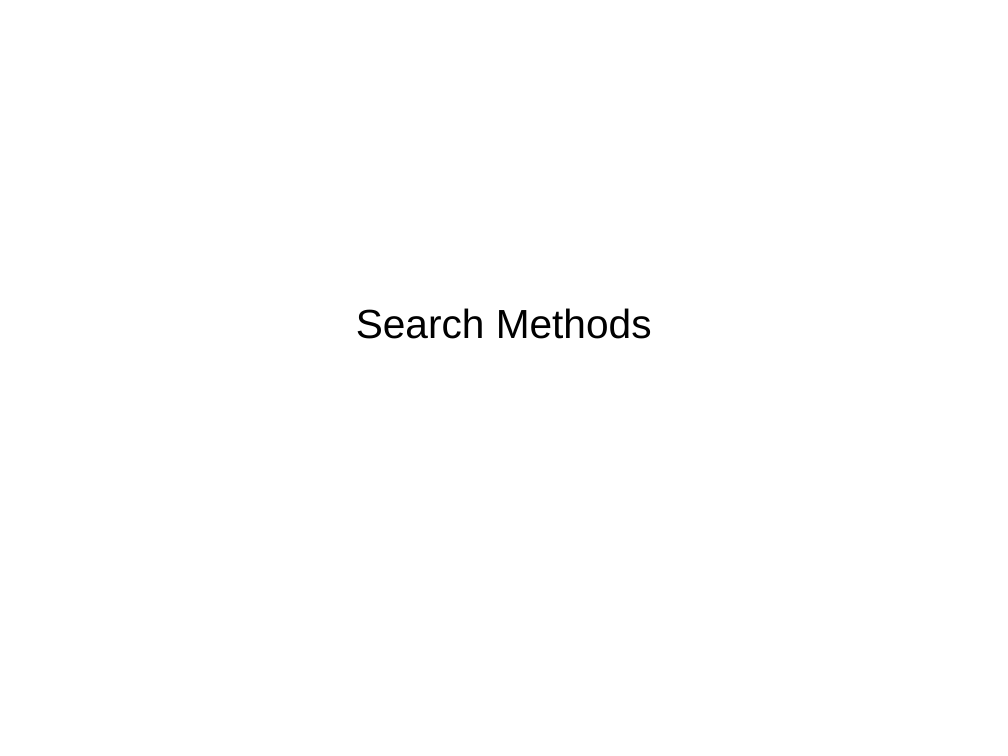
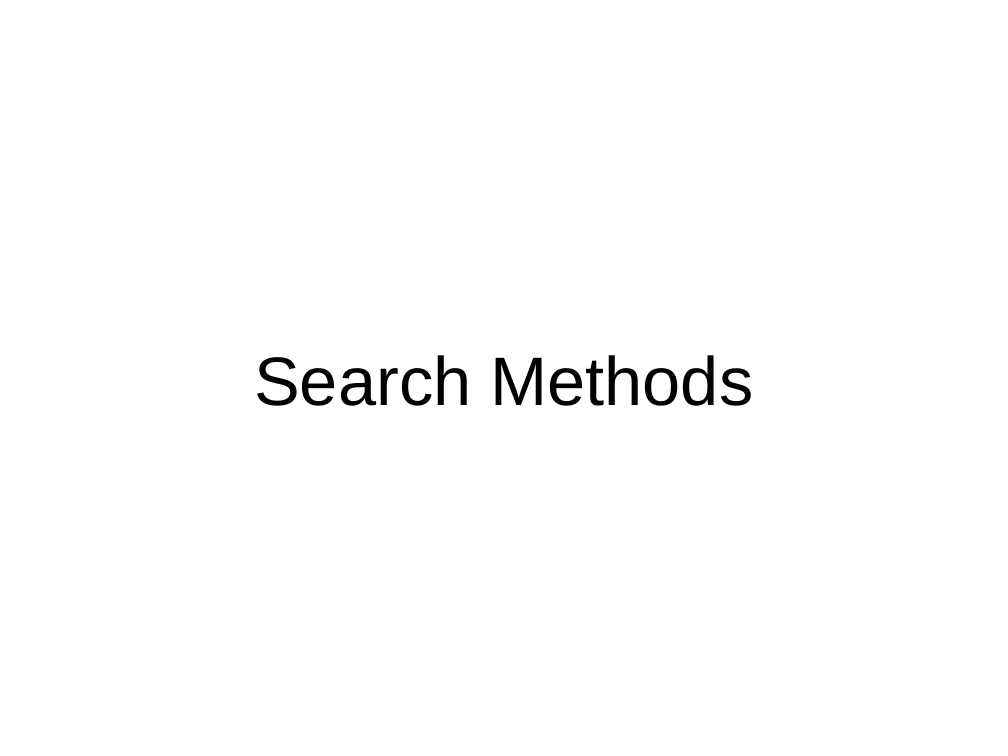
Before and after one commit to amueller/talks_odt, a slide deck: slide 14 of 2017/automating_machine_learning_with_the_best.odp. Drawn at 1008x756 pixels with LibreOffice and Linux fonts; fonts in the diff are those of the drawing. Boxes give left, top, right and bottom in pixels: in the first picture for what was removed or moved away, otherwise in the second. Text is boxed around its words. In the diff, an @@ line names an element or a change of style, - is before the commit and + after.

```diff
--- a/2017/automating_machine_learning_with_the_best.odp
+++ b/2017/automating_machine_learning_with_the_best.odp
@@ subtitle "Search Methods": place and size @@
-subtitle "Search Methods" at (356,308,652,339)
+subtitle "Search Methods" at (254,355,753,406)
@@ subtitle "Search Methods" at (254,355,753,406): size 32 to 54 pt @@
```
Also in this commit, not shown: 15 other slides changed, 4 slides added, 4 slides removed, 2 other files.
